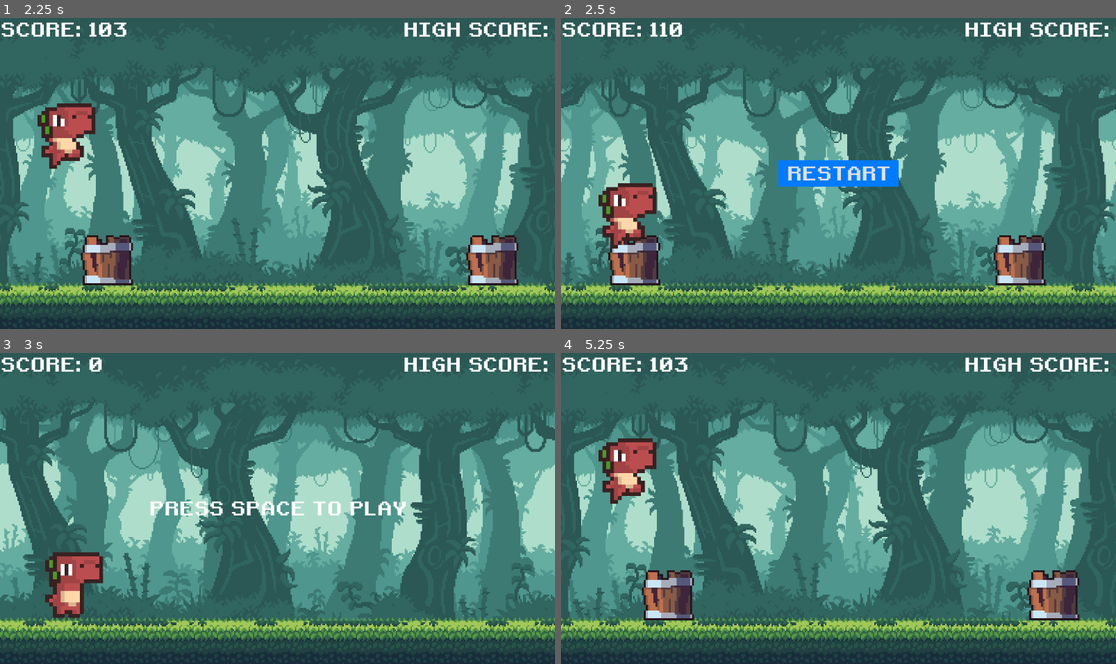
Above: before the commit, frames 1-4 (two rows, left to right).
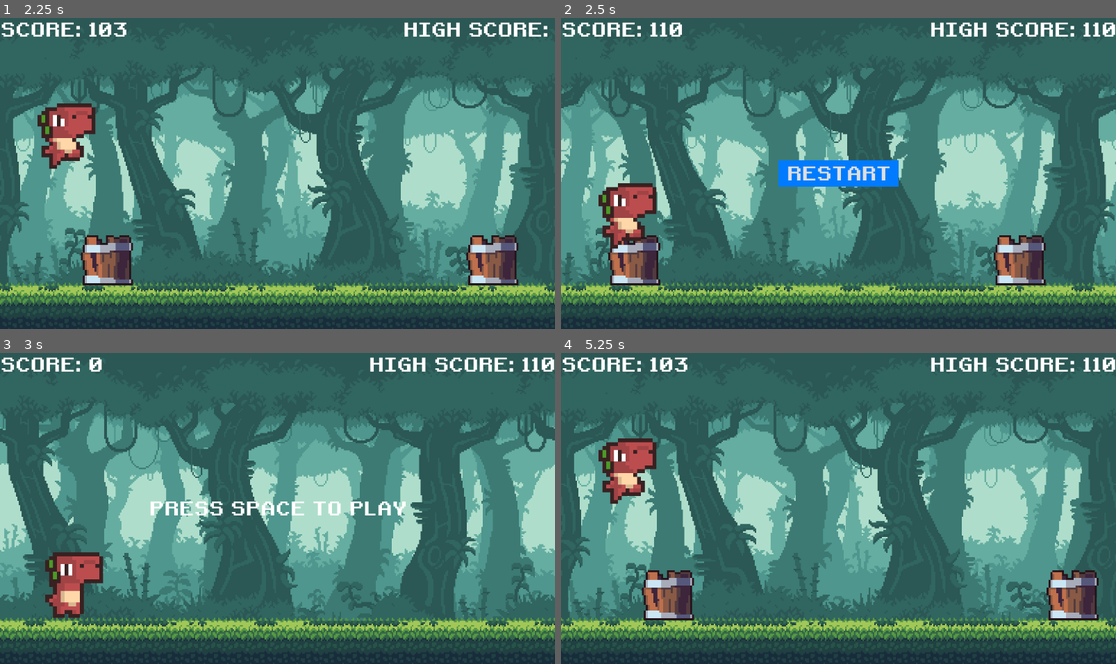
Above: after the commit, the same moments.

Repository: Juanfe008/Run-Game
Game: Godot game, scene res://scenes/main.tscn
Two runs of this game, one before a commit and one after it. Both use one fixed random seed, a clock stepped at 60 frames per second and the inputs below.
Inputs:
- Up to frame 1 (2.25 s): tap Space at 0.5 s; tap Enter (ui_accept) at 0.77, 1.52 s; hold Down (ui_down) from 2.03 s (still down)
- Up to frame 2 (2.5 s): keep holding Down (ui_down)
- Up to frame 3 (3 s): release Down (ui_down) at 2.75 s; click "RESTART" at 2.75 s
- Up to frame 4 (5.25 s): tap Space at 3.5 s; tap Enter (ui_accept) at 3.77, 4.52 s; hold Down (ui_down) from 5.03 s (still down)

Frame 1 is identical in both runs. In frame 2, 1.0% of the frame differs, in the area x 66-100%, y 1-7%; in frame 3, 1.0%; in frame 4, 2.8%, in the area x 66-100%, y 1-86%.

Commit message:
mainScript: High score / delete obstacles

Diff:
--- a/scenes/main.gd
+++ b/scenes/main.gd
@@ -16,6 +16,7 @@
 const MAX_DIFFICULTY : int = 2
 var score : int
 const SCORE_MODIFIER : int = 10
+var high_score : int
 var speed : float
 const START_SPEED : float = 10.0
 const MAX_SPEED : int = 25
@@ -40,6 +41,11 @@
 	game_running = false
 	get_tree().paused = false
 	difficulty = 0
+
+	# delete all obstacles
+	for obs in obstacles:
+		obs.queue_free()
+	obstacles.clear()
 
 	# Reset the nodes
 	$Player.position = PLAYER_START_POS
@@ -124,12 +130,18 @@
 func show_score():
 	$HUD.get_node("ScoreLabel").text = "SCORE: " + str(score / SCORE_MODIFIER)
 
+func check_high_score():
+	if score > high_score:
+		high_score = score
+		$HUD.get_node("HighScoreLabel").text = "HIGH SCORE: " + str(high_score / SCORE_MODIFIER)
+
 func adjust_difficulty():
 	difficulty = score / SPEED_MODIFIER
 	if difficulty > MAX_DIFFICULTY:
 		difficulty = MAX_DIFFICULTY
 
 func game_over():
+	check_high_score()
 	get_tree().paused = true
 	game_running = false
 	$GameOver.show()
